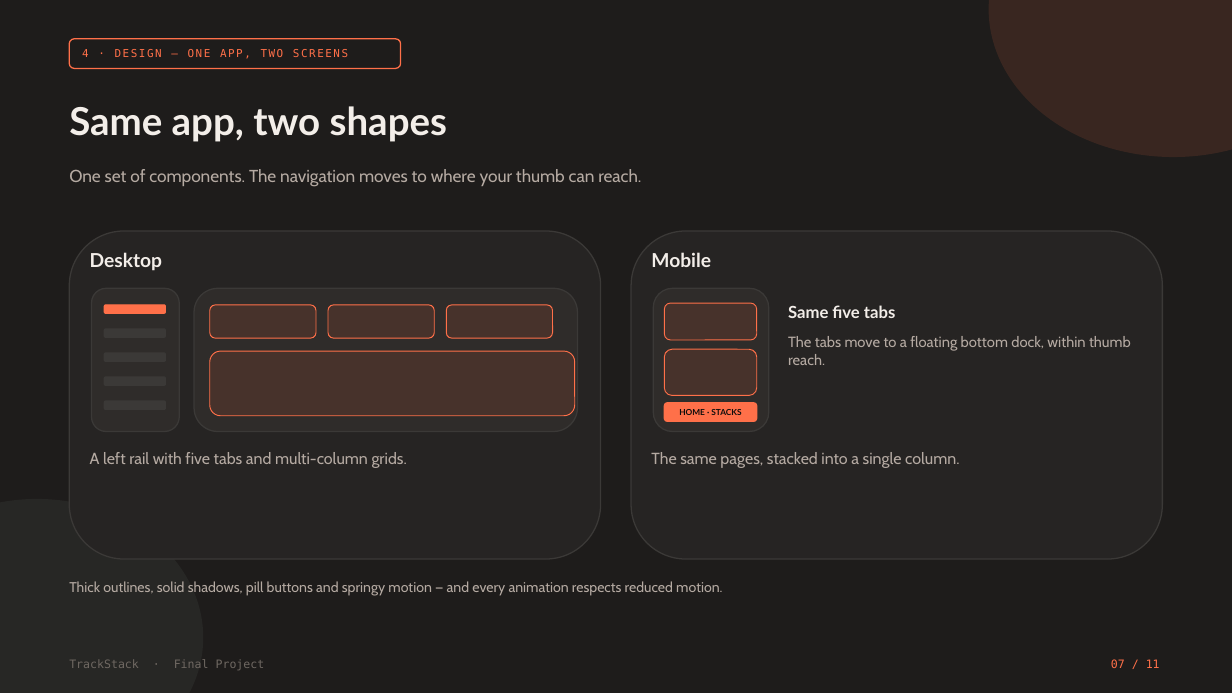
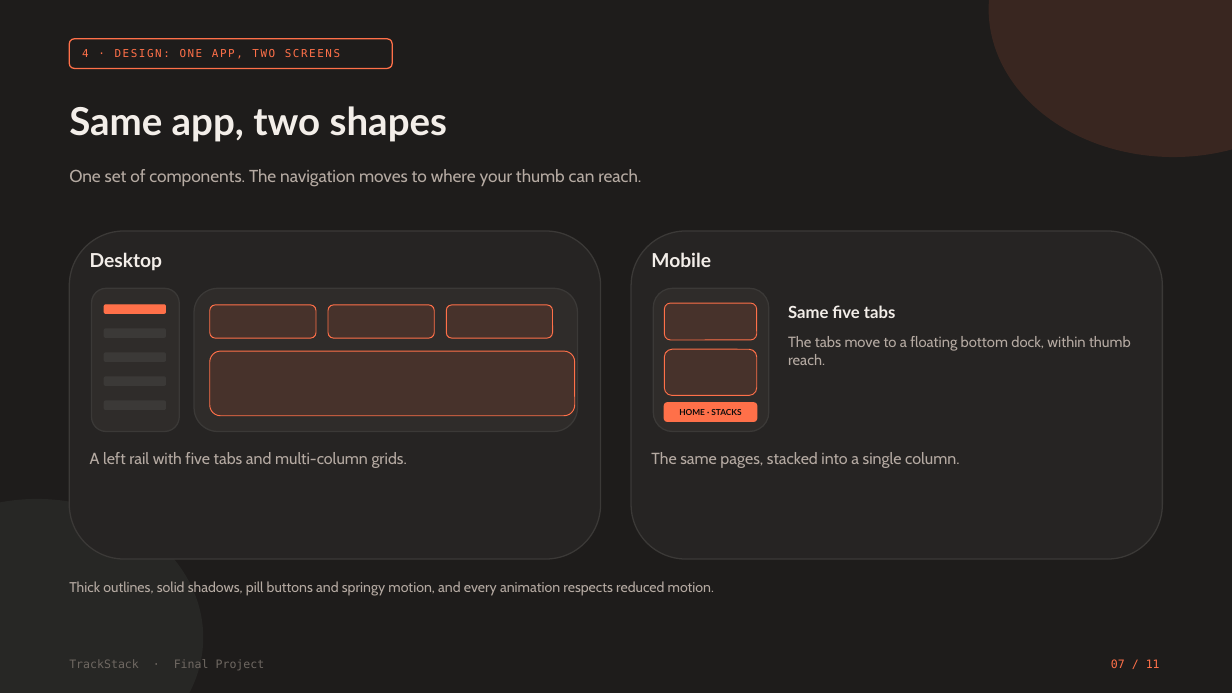
Before and after one commit to josephgreville/trackstack-v2, a slide deck: slide 7 of docs/presentation/TrackStack-Presentation.pptx. Drawn at 1232x693 pixels with LibreOffice and Linux fonts; fonts in the diff are those of the drawing. Boxes give left, top, right and bottom in pixels: in the first picture for what was removed or moved away, otherwise in the second. Text is boxed around its words. In the diff, an @@ line names an element or a change of style, - is before the commit and + after.

```diff
--- a/docs/presentation/TrackStack-Presentation.pptx
+++ b/docs/presentation/TrackStack-Presentation.pptx
@@ rounded rectangle resized from (x1=69, y1=39, x2=401, y2=68) to (x1=69, y1=39, x2=392, y2=68) @@
@@ text at (x1=82, y1=49, x2=340, y2=59): text changed @@
-4 · DESIGN — ONE APP, TWO SCREENS
+4 · DESIGN: ONE APP, TWO SCREENS
@@ text at (x1=69, y1=581, x2=714, y2=596): text changed @@
-Thick outlines, solid shadows, pill buttons and springy motion — and every animation respects reduced motion.
+Thick outlines, solid shadows, pill buttons and springy motion, and every animation respects reduced motion.
```
Also in this commit, not shown: 10 other slides changed, 19 other files.
